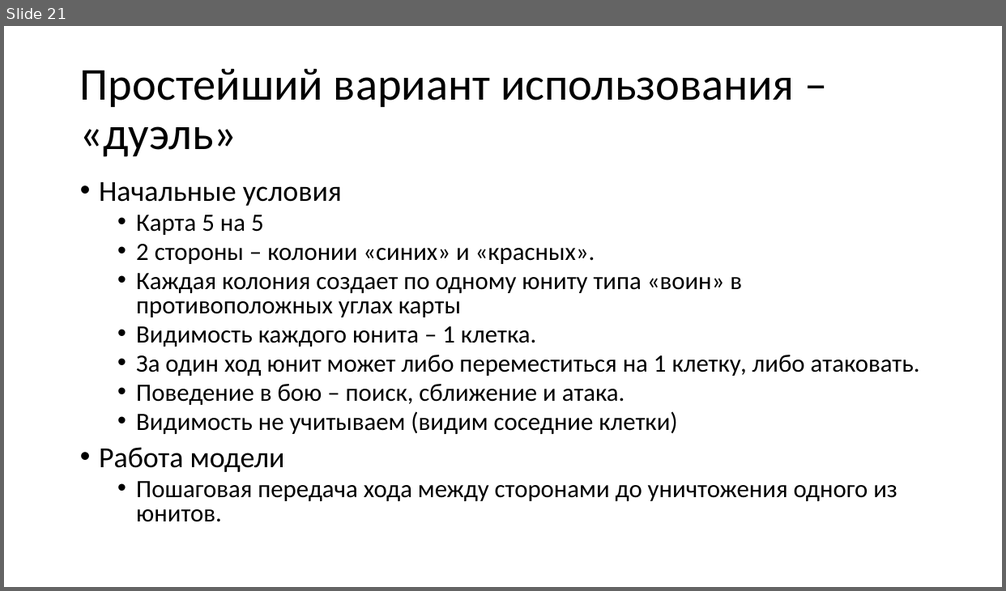
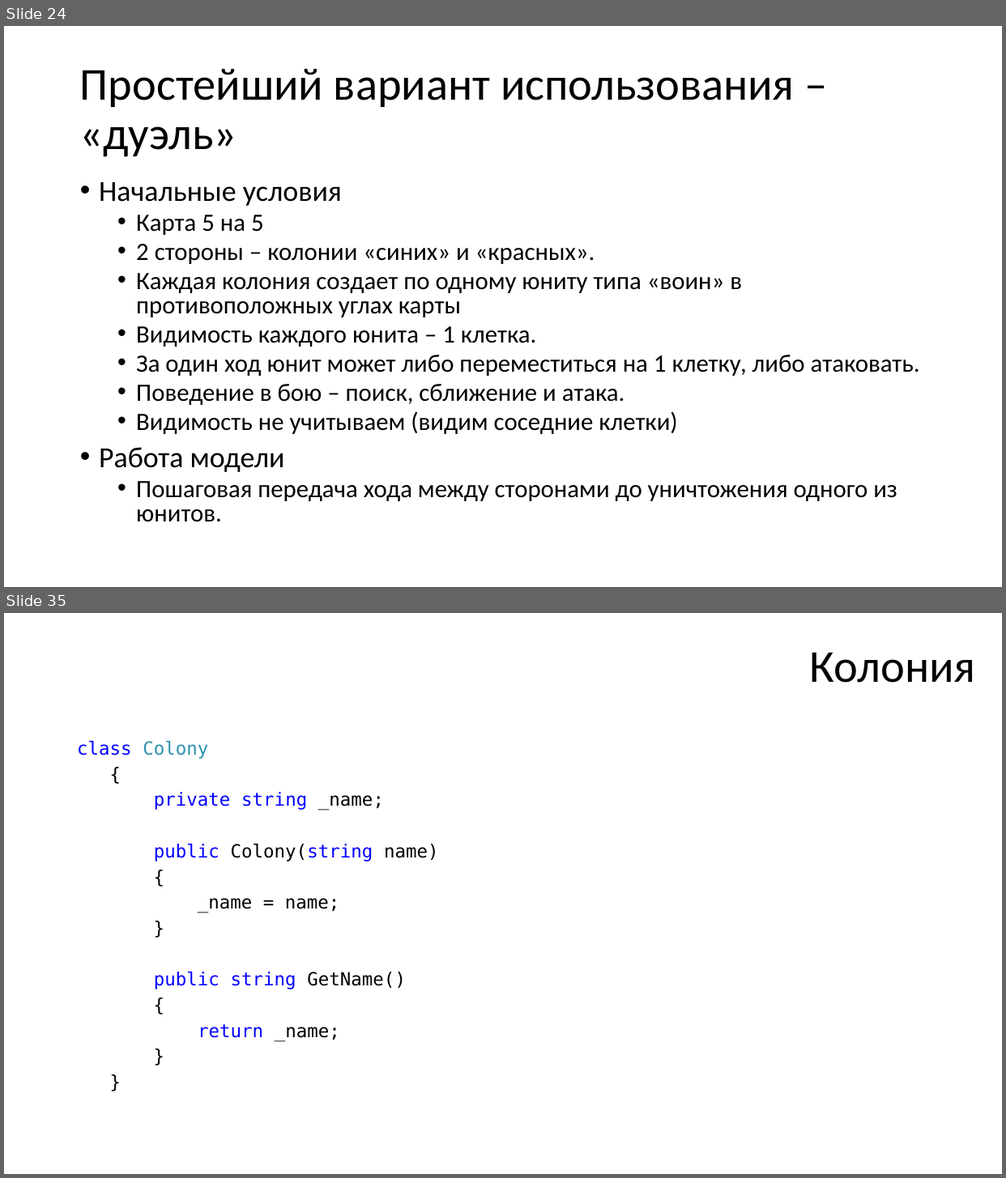
Before and after one commit to pelipas/OOP_2017, a slide deck: 2 семестр/02 OOA OOD.pptx. Shown one above the other, each under a label of ours: slide 21 before the commit, slides 24 and 35 after it; the slides between them are not shown. The pictures are 1006x591 and 1006x1178 pixels, drawn with LibreOffice and Linux fonts; fonts in the diff are those of the drawing. Boxes give left, top, right and bottom in pixels: in the first picture for what was removed or moved away, otherwise in the second. Text is boxed around its words. In the diff, an @@ line names an element or a change of style, - is before the commit and + after.

```diff
--- a/2 семестр/02 OOA OOD.pptx
+++ b/2 семестр/02 OOA OOD.pptx
@@ slide 35 added at (x1=4, y1=613, x2=1002, y2=1174), background #FFFFFF @@
@@ title added at (x1=810, y1=652, x2=976, y2=683), 44 pt, text #000000 @@
+Колония
@@ text added at (x1=77, y1=740, x2=439, y2=1041), 17.5 pt, text #000000 @@
+class Colony
+{
+private string _name;
+public Colony(string name)
+{
+_name = name;
+}
+public string GetName()
+{
+return _name;
+}
+}
@@ what was slide 21 is now slide 24 @@
```
Also in this commit, not shown: 2 slides changed, 33 other slides added, 1 slide removed.
